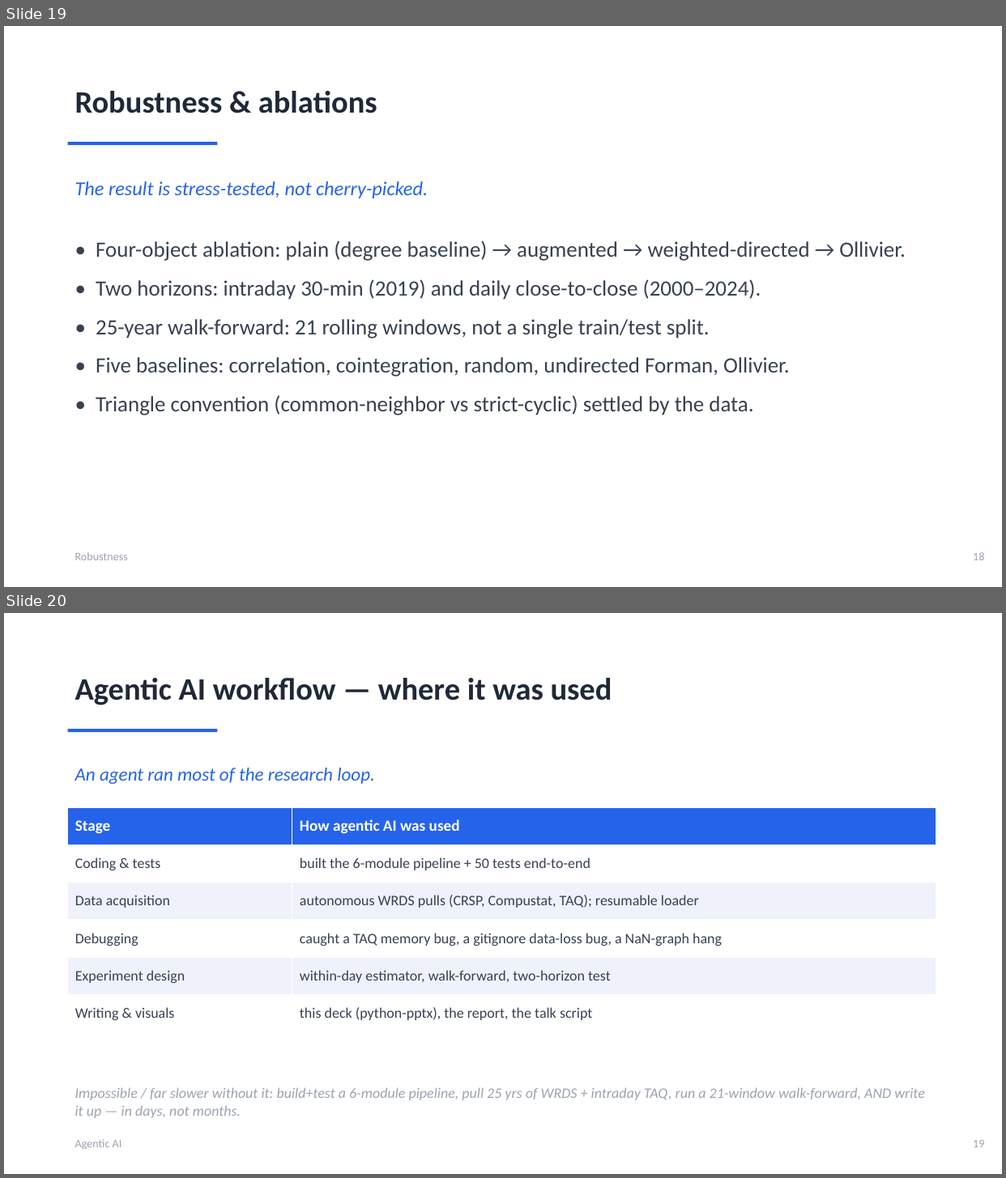
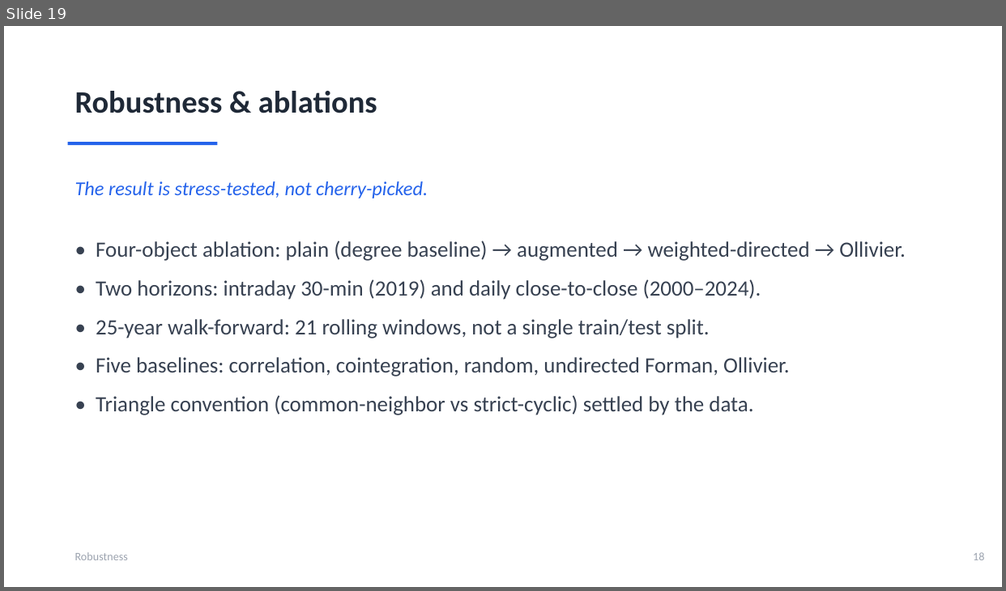
Before and after one commit to ivan-sit/Curvature-Lead-Lag-Model, a slide deck: slides/Ricci_Curvature_LeadLag.pptx. Shown one above the other, each under a label of ours: slides 19 and 20 before the commit, slide 19 after it. The pictures are 1006x1178 and 1006x591 pixels, drawn with LibreOffice and Linux fonts; fonts in the diff are those of the drawing. Boxes give left, top, right and bottom in pixels: in the first picture for what was removed or moved away, otherwise in the second. Text is boxed around its words. In the diff, an @@ line names an element or a change of style, - is before the commit and + after.

```diff
--- a/slides/Ricci_Curvature_LeadLag.pptx
+++ b/slides/Ricci_Curvature_LeadLag.pptx
@@ slide 20 removed at [4,613,1002,1174], background #FFFFFF @@
@@ text removed at [75,678,612,705] @@
-Agentic AI workflow — where it was used
@@ rectangle removed at [68,729,217,732] @@
@@ text removed at [75,768,375,784] @@
-An agent ran most of the research loop.
@@ table removed at [68,807,936,1033], 6 rows, 2 columns @@
-Stage | How agentic AI was used
-Coding & tests | built the 6-module pipeline + 50 tests end-to-end
-Data acquisition | autonomous WRDS pulls (CRSP, Compustat, TAQ); resumable loader
-Debugging | caught a TAQ memory bug, a gitignore data-loss bug, a NaN-graph hang
-Experiment design | within-day estimator, walk-forward, two-horizon test
-Writing & visuals | this deck (python-pptx), the report, the talk script
@@ text removed at [75,1088,925,1118] @@
-Impossible / far slower without it: build+test a 6-module pipeline, pull 25 yrs of WRDS + intraday TAQ, run a 21-window walk-forward, AND write it up — in days, not months.
@@ text removed at [75,1139,122,1149] @@
-Agentic AI
@@ text removed at [973,1140,984,1148] @@
-19
```
Also in this commit, not shown: 3 slides changed, 1 slide added, 1 other slide removed, 2 other files.
